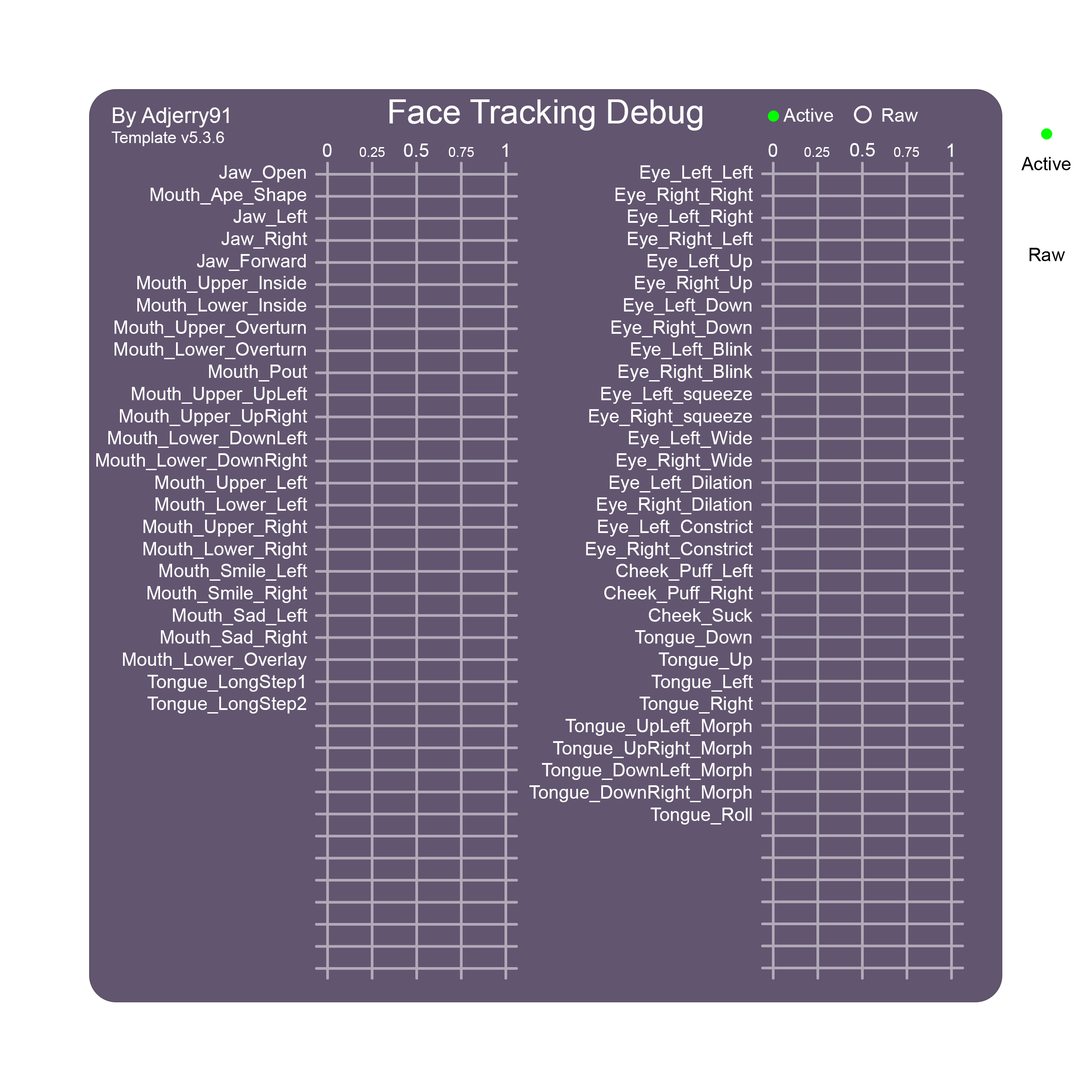
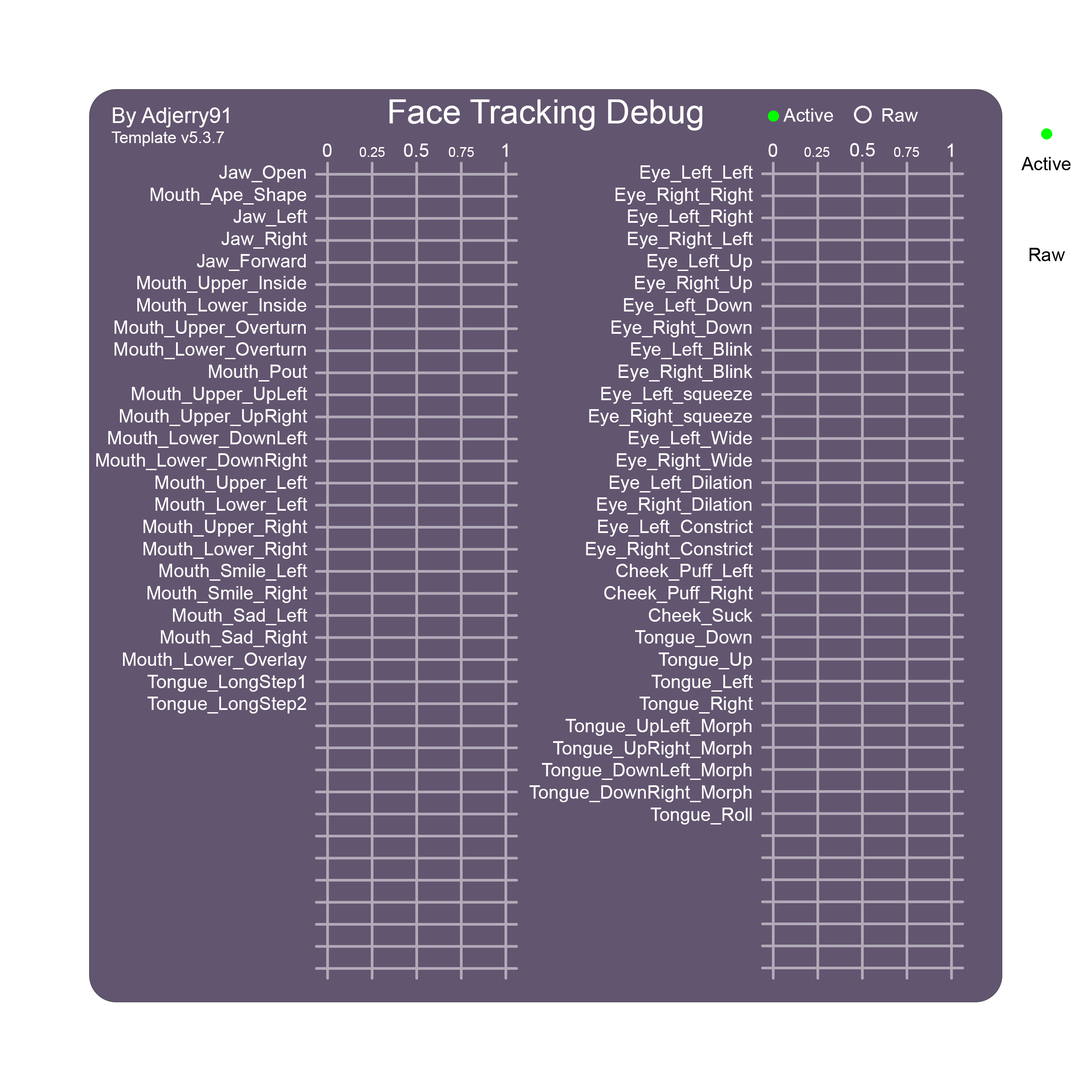
Revision of a layered w=1091, h=1091 image; what changed, layer by layer:
painted on "Template Version" over [left=216, top=131, right=225, bottom=144]
